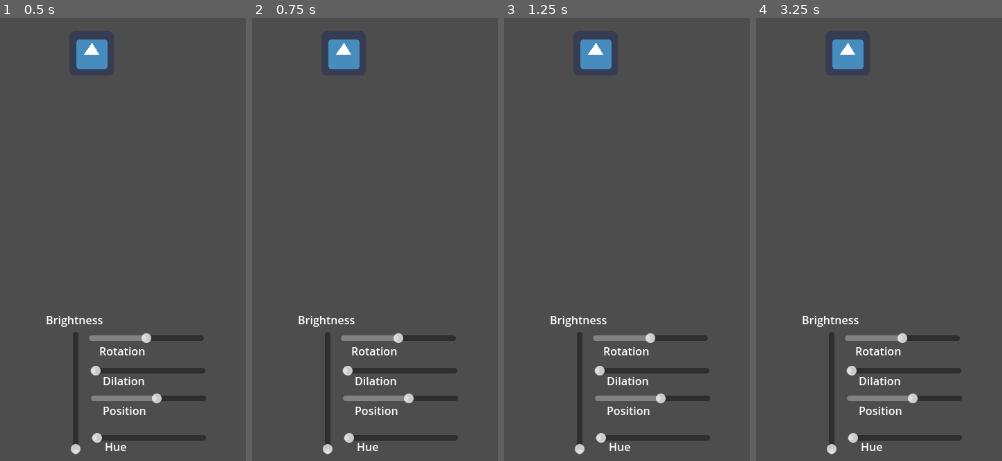
Above: before the commit, frames 1-4 (left to right).
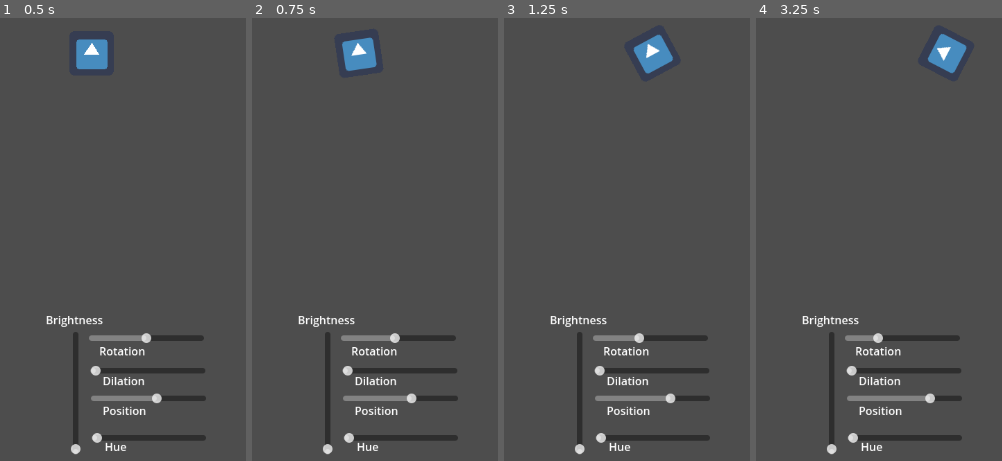
Above: after the commit, the same moments.

Repository: tTtricky/FHS-Game-Dev-2025-26-Collective-Project
Game: Godot game, scene res://mvp.tscn
The game is run twice, just before and just after one commit, with the same random seed, the same clock (stepped at 60 frames per second) and the same inputs. The engine's default icon, where the game draws it, is replaced by a stand-in: a white triangle on a blue panel in a dark square.
Inputs:
- Up to frame 1 (0.5 s): no input
- Up to frame 2 (0.75 s): tap Enter at 0.5 s; hold Right (Right) from 0.53 s (still down); hold A (A) from 0.53 s (still down)
- Up to frame 3 (1.25 s): keep holding Right (Right); keep holding A (A); tap D (D) at 0.8 s
- Up to frame 4 (3.25 s): release Right (Right) at 1.28 s; release A (A) at 1.28 s; hold Left (Left) 1.28-2.03 s; tap D (D) at 1.35, 2.3, 2.85 s; tap A (A) at 1.55, 3.05 s; hold A (A) 2.03-2.78 s; hold Right (Right) from 2.03 s (still down)

Frame 1 is identical in both runs. In frame 2, 1.2% of the frame differs, in the area x 30-68%, y 4-87%; in frame 3, 2.1%; in frame 4, 2.2%, in the area x 30-86%, y 3-87%.

Commit message:
Finished Mainlight Position and Rotation Functionality

Diff:
--- a/main_light_slides.gd
+++ b/main_light_slides.gd
@@ -4,3 +4,11 @@
 func _process(delta: float) -> void:
 	$Stagelight.rotation = $Sliders/Rotation.value / 150
 	$Stagelight.position.x = $Sliders/Position.value
+	if Input.is_action_pressed("Left"):
+		$Sliders/Position.value -= 2
+	if Input.is_action_pressed("Right"):
+		$Sliders/Position.value += 2
+	if Input.is_action_pressed("A"):
+		$Sliders/Rotation.value -= 2
+	if Input.is_action_pressed("D"):
+		$Sliders/Rotation.value += 2
